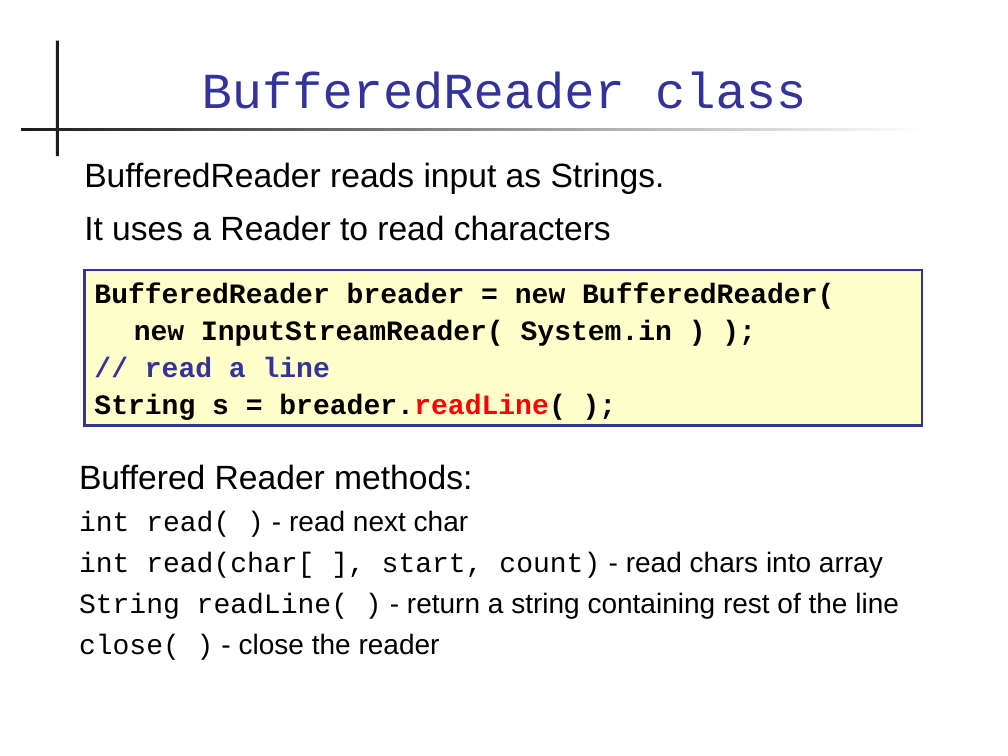
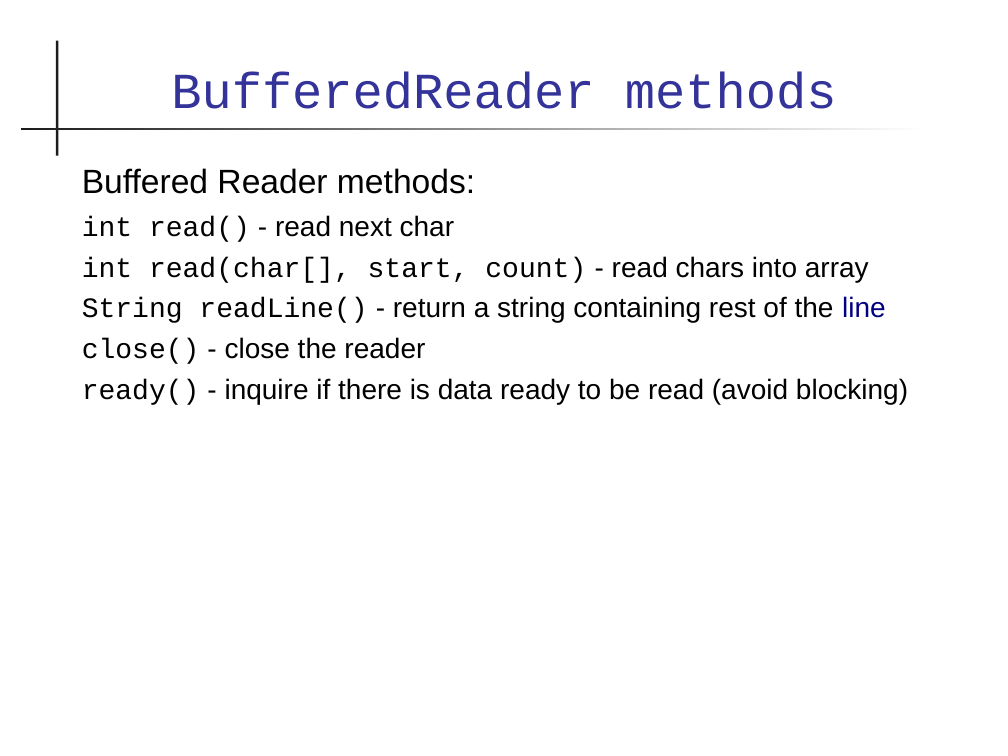
Before and after one commit to skeoop/skeoop.github.io, a slide deck: slide 23 of io/Input-Output.ppt (slide 18 before the commit). Drawn at 1008x756 pixels with LibreOffice and Linux fonts; fonts in the diff are those of the drawing. Boxes give left, top, right and bottom in pixels: in the first picture for what was removed or moved away, otherwise in the second. Text is boxed around its words. In the diff, an @@ line names an element or a change of style, - is before the commit and + after.

```diff
--- a/io/Input-Output.ppt
+++ b/io/Input-Output.ppt
@@ title at (171, 72, 837, 109): text changed @@
-BufferedReader class
+BufferedReader methods
@@ text "Buffered Reader methods:": place and size @@
-text "Buffered Reader methods:" at (79, 464, 899, 660)
+text "Buffered Reader methods:" at (82, 168, 908, 405)
@@ text removed at (84, 162, 665, 241) @@
-BufferedReader reads input as Strings.
-It uses a Reader to read characters
@@ text at (82, 215, 908, 405): text changed @@
-int read( ) - read next char
-int read(char[ ], start, count) - read chars into array
-String readLine( ) - return a string containing rest of the line
-close( ) - close the reader
+int read() - read next char
+int read(char[], start, count) - read chars into array
+String readLine() - return a string containing rest of the line
+close() - close the reader
+ready() - inquire if there is data ready to be read (avoid blocking)
@@ rectangle removed at (85, 270, 922, 425) @@
-BufferedReader breader = new BufferedReader(
-new InputStreamReader( System.in ) );
-// read a line
-String s = breader.readLine( );
```
Also in this commit, not shown: 32 other slides changed, 21 slides added, 6 slides removed, 3 other files.
